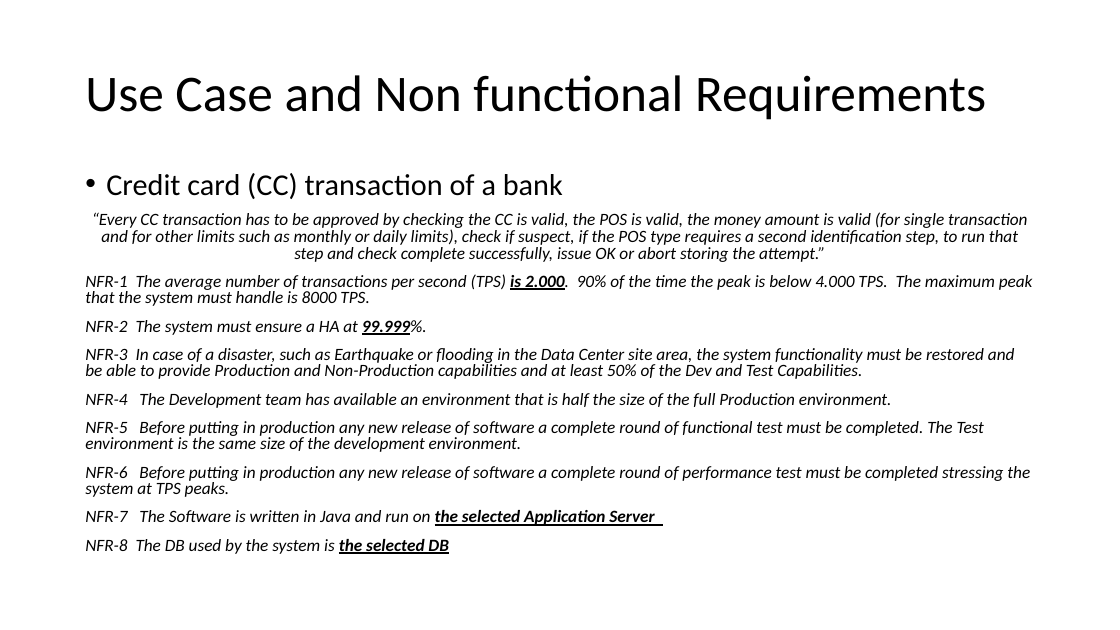
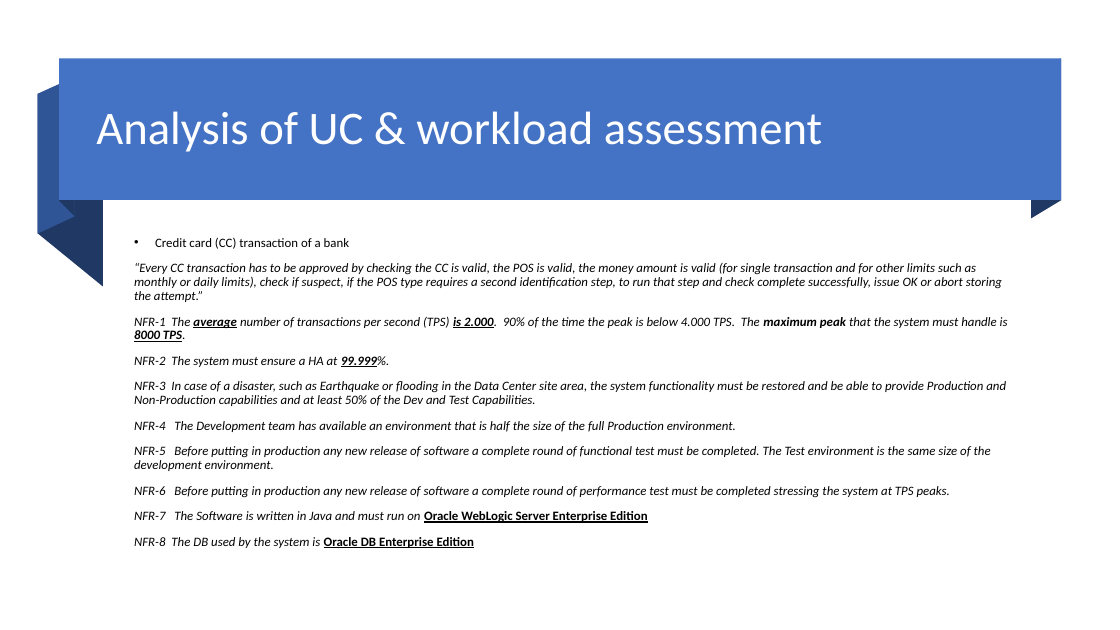
Before and after one commit to redjack96/TCO-Assessment, a slide deck: slide 2 of Rossi_GL_TCO_Pres_2021.pptx. Drawn at 1120x630 pixels with LibreOffice and Linux fonts; fonts in the diff are those of the drawing. Boxes give left, top, right and bottom in pixels: in the first picture for what was removed or moved away, otherwise in the second. Text is boxed around its words. In the diff, an @@ line names an element or a change of style, - is before the commit and + after.

```diff
--- a/Rossi_GL_TCO_Pres_2021.pptx
+++ b/Rossi_GL_TCO_Pres_2021.pptx
@@ rectangle added at (59, 59, 1061, 201), fill #4472C4 @@
@@ freeform shape added at (60, 59, 75, 216), fill #203864 @@
@@ freeform shape added at (1031, 59, 1061, 219), fill #203864 @@
@@ freeform shape added at (38, 77, 75, 234), fill #2F5597 @@
@@ freeform shape added at (38, 94, 103, 287), fill #203864 @@
@@ title at (96, 111, 822, 152): text changed; size 44 to 40 pt; text colour #000000 to #FFFFFF @@
-Use Case and Non functional Requirements
+Analysis of UC & workload assessment
@@ text "Credit card (CC) transaction of ...": place and size @@
-text "Credit card (CC) transaction of ..." at (85, 173, 1033, 554)
+text "Credit card (CC) transaction of ..." at (134, 237, 1008, 550)
@@ text "Credit card (CC) transaction of ..." at (134, 237, 1008, 550): vertical alignment top to middle @@
@@ text at (134, 237, 1008, 498): size 25.9 to 11 pt in "Credit card (CC) transaction of a bank"; size 14.8 to 11 pt in "“Every CC transaction has to be approved ...", "NFR-1 The average number of transactions per ...", "NFR-2 The system must ensure a HA ...", "NFR-3 In case of a disaster, such ..." and 3 more places; bold on in "average maximum peak 8000 TPS."; underline on in "average 8000 TPS."; line spacing 0.8 to 0.9; alignment centre to left @@
@@ text at (134, 510, 647, 550): text changed; size 14.8 to 11 pt @@
-NFR-7 The Software is written in Java and run on the selected Application Server
-NFR-8 The DB used by the system is the selected DB
+NFR-7 The Software is written in Java and must run on Oracle WebLogic Server Enterprise Edition
+NFR-8 The DB used by the system is Oracle DB Enterprise Edition
```
Also in this commit, not shown: 2 other slides changed, 6 slides added, 1 other file.
